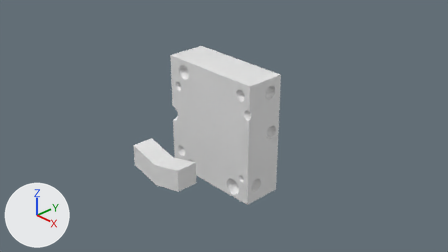
The Blender file боб.blend as it was, and as the next commit left it.
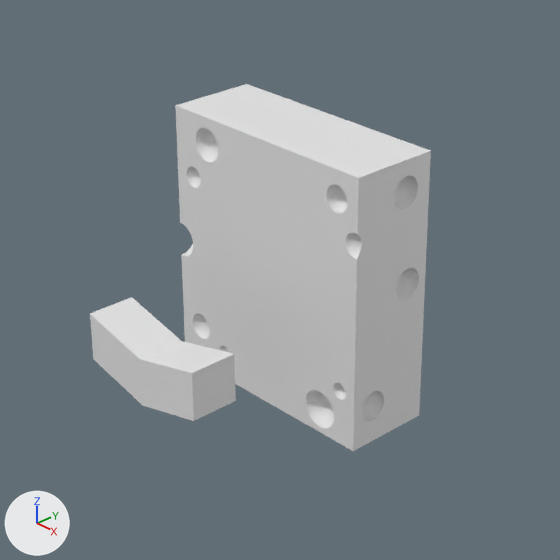
There are two pictures of each version: one from the file's camera 'Camera', one close up on the part from 21% to 75% of the width and 4% to 100% of the height. Lighting does not change. The marker at lower left points along +X, +Y and +Z.

Script lines for the objects in view, before the commit:
```python
me_cube = bpy.data.meshes.new('Cube')
me_cube.from_pydata(...)  # a box spanning x -1.0..1.0, y -1.0..1.0, z -1.0..1.0
me_cube.materials.append(mat_material)  # white #e7e7e7
me_cube_001 = bpy.data.meshes.new('Cube.001')
me_cube_001.from_pydata(...)  # 12 vertices, 10 faces; spans x -1.0..1.0, y -1.0..1.0, z -1.73..1.0
me_sphere = bpy.data.meshes.new('Sphere')
me_sphere.from_pydata(...)  # 6748 vertices, 7168 faces; spans x -3.6..12.1, y -1.0..5.2, z -13.4..1.3
ob_cube = bpy.data.objects.new('Cube', me_cube)
ob_cube.location = (0.0, 0.0, 0.0)
ob_cube.scale = (1.0, 0.37, 1.12)
_m = ob_cube.modifiers.new('boolean_Sphere', 'BOOLEAN')
_m.object = ob_sphere
_m.solver = 'FLOAT'
ob_cube_001 = bpy.data.objects.new('Cube.001', me_cube_001)
ob_cube_001.location = (0.0, -1.378, -0.314)
ob_cube_001.scale = (0.598, 0.196, 0.196)
ob_sphere = bpy.data.objects.new('Sphere', me_sphere)
ob_sphere.parent = ob_cube
ob_sphere.matrix_parent_inverse = Matrix(((1.0, 0.0, 0.0, 0.0), (0.0, 2.703, 0.0, 0.0), (0.0, 0.0, 0.893, 0.0), (0.0, 0.0, 0.0, 1.0)))
ob_sphere.location = (-0.613, -0.449, 0.856)
ob_sphere.scale = (0.144, 0.144, 0.144)
ob_sphere.visible_camera = False
ob_sphere.visible_diffuse = False
ob_sphere.visible_glossy = False
ob_sphere.visible_transmission = False
ob_sphere.visible_shadow = False
ob_sphere.hide_render = True
```
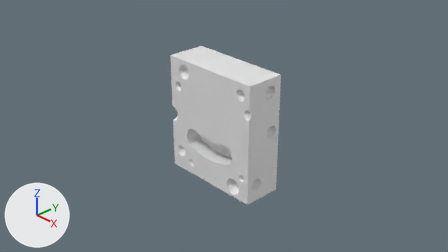
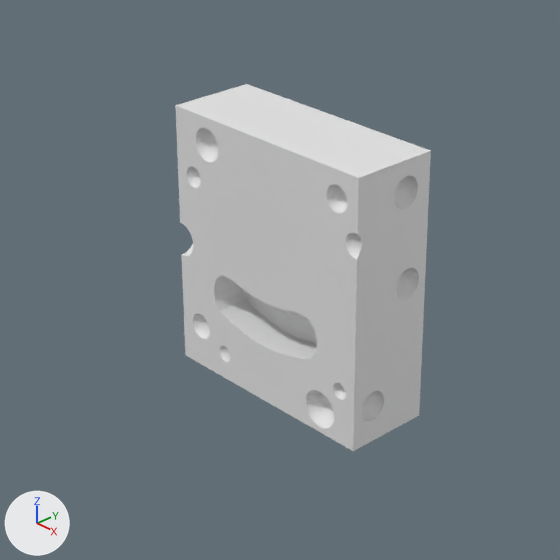
ob_sphere is not drawn itself; it is used by a modifier of ob_cube.

Changed parts and their boxes (x1, y1, x2, y2) in the close-ups (560 x 560 px):
'Cube', reshaped, modifiers changed
    both: (175, 84, 431, 451)
'Cube.001', deleted
    before: (90, 297, 236, 421)
part 1 of me_cube, added
    after: (175, 105, 431, 451)

The change in detail:
me_cube is used by ob_cube; location (0.0, 0.0, 0.0); scale (1.0, 0.37, 1.12).
me_cube had 8 vertices, 6 faces and spanned x -1.0..1.0, y -1.0..1.0, z -1.0..1.0.
me_cube now has 3224 vertices, 2929 faces and spans x -1.0..1.0, y -1.0..1.0, z -1.0..1.0.
me_cube part 1: 3216 vertices added at x -1.0..1.0, y -1.0..0.8, z -0.95..0.92.
Object 'Cube' (ob_cube) loses its BOOLEAN modifier named 'boolean_Sphere'.
Modifier setting removed (it was object = ob_sphere).
Modifier setting removed (it was solver = 'FLOAT').
Object 'Sphere' (ob_sphere) is deleted.
Object 'Cube.001' (ob_cube_001) is deleted.
